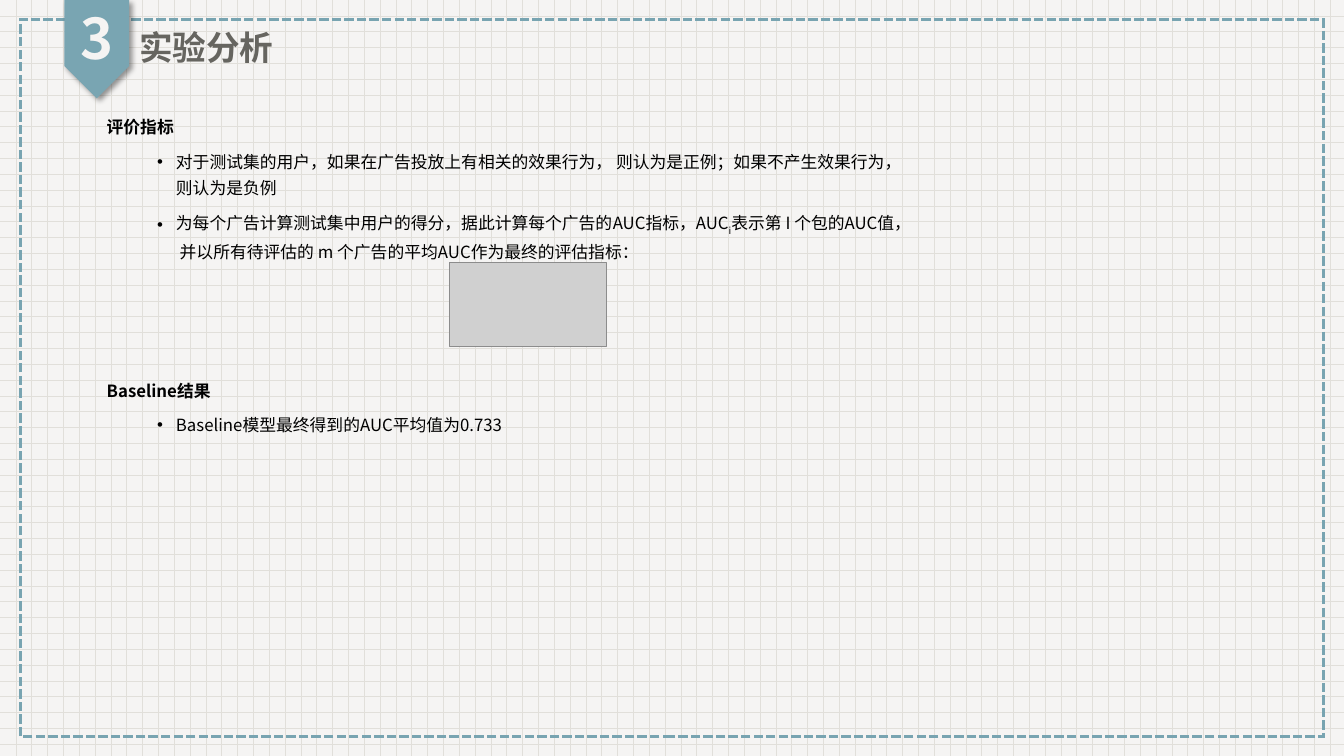
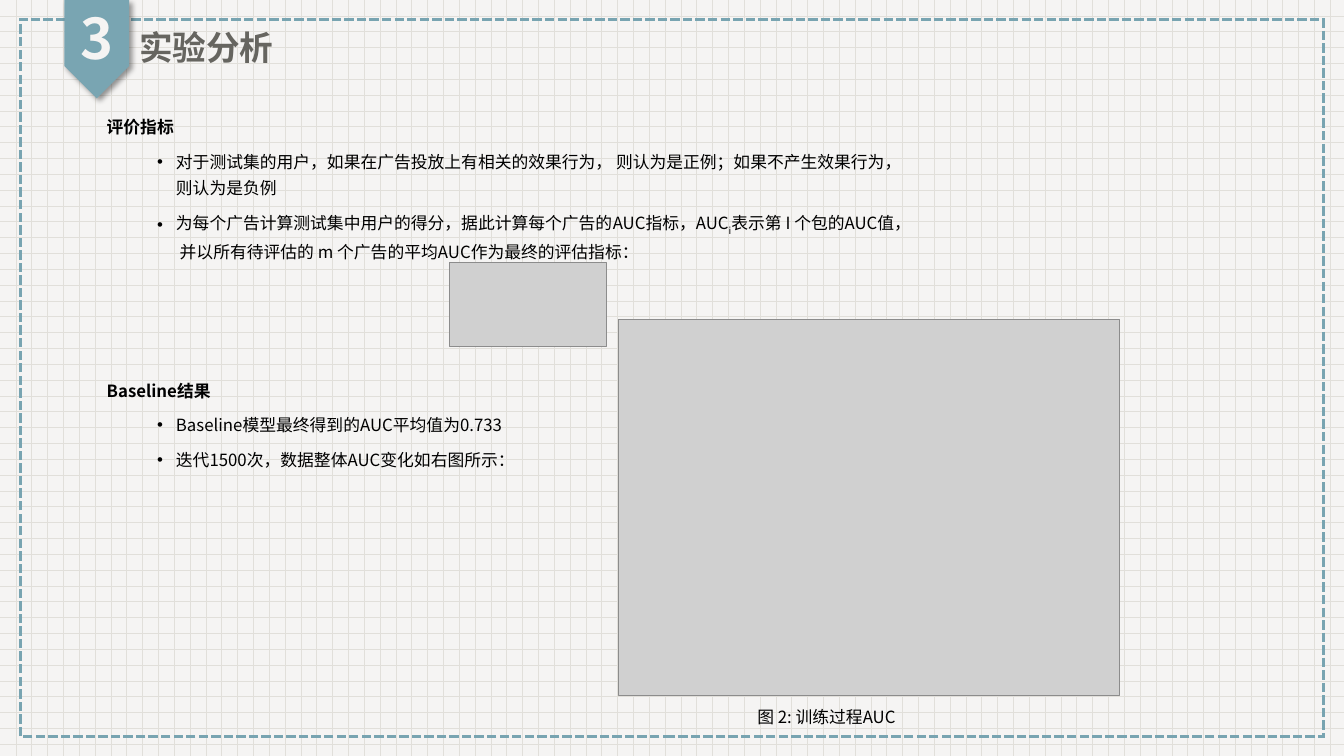
Before and after one commit to HannanKan/DM-Class-Project, a slide deck: slide 9 of resources/ppts/第3次.pptx. Drawn at 1344x756 pixels with LibreOffice and Linux fonts; fonts in the diff are those of the drawing; grey boxes stand for pictures. Boxes give left, top, right and bottom in pixels: in the first picture for what was removed or moved away, otherwise in the second. Text is boxed around its words. In the diff, an @@ line names an element or a change of style, - is before the commit and + after.

```diff
--- a/resources/ppts/第3次.pptx
+++ b/resources/ppts/第3次.pptx
@@ picture added at bbox=[619, 320, 1121, 696] @@
@@ text at bbox=[176, 451, 515, 468]: paragraph added @@
+  • 迭代1500次，数据整体AUC变化如右图所示：
@@ text added at bbox=[757, 709, 896, 725], 12 pt, text #000000 @@
+图 2: 训练过程AUC
```
Also in this commit, not shown: 3 other slides changed, 3 slides added, 1 slide removed, 6 other files.
